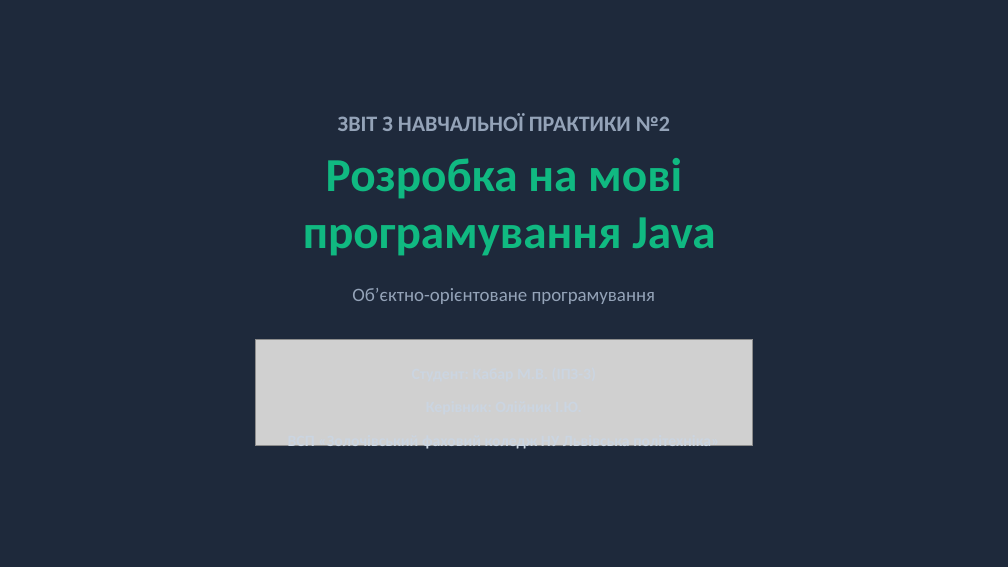
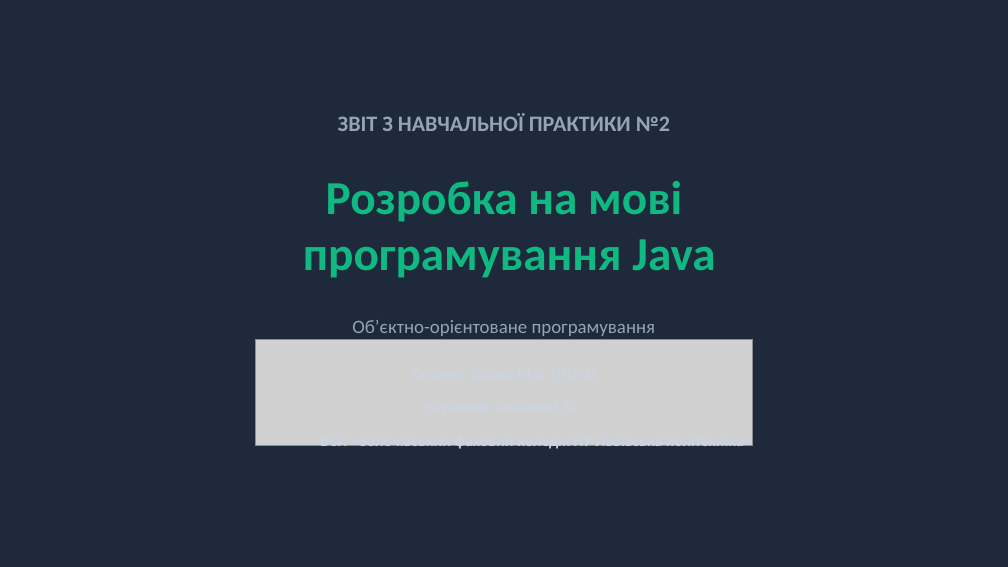
Before and after one commit to merrclop/Training-practice-No.-2-OOP, a slide deck: slide 1 of presentation.pptx. Drawn at 1008x567 pixels with LibreOffice and Linux fonts; fonts in the diff are those of the drawing; grey boxes stand for pictures; background and template pictures are left out. Boxes give left, top, right and bottom in pixels: in the first picture for what was removed or moved away, otherwise in the second. Text is boxed around its words. In the diff, an @@ line names an element or a change of style, - is before the commit and + after.

```diff
--- a/presentation.pptx
+++ b/presentation.pptx
@@ text "Розробка на мові програмування Java": place and size @@
-text "Розробка на мові програмування Java" at <box>303,158,715,256</box>
+text "Розробка на мові програмування Java" at <box>303,181,715,278</box>
@@ text "Об’єктно-орієнтоване програмування": place and size @@
-text "Об’єктно-орієнтоване програмування" at <box>352,288,656,304</box>
+text "Об’єктно-орієнтоване програмування" at <box>352,320,656,336</box>
@@ text "ВСП «Золочівський фаховий коледж НУ ...": place and size @@
-text "ВСП «Золочівський фаховий коледж НУ ..." at <box>288,445,719,451</box>
+text "ВСП «Золочівський фаховий коледж НУ ..." at <box>320,445,752,451</box>
```
Also in this commit, not shown: 4 other slides changed, 1 slide removed.
